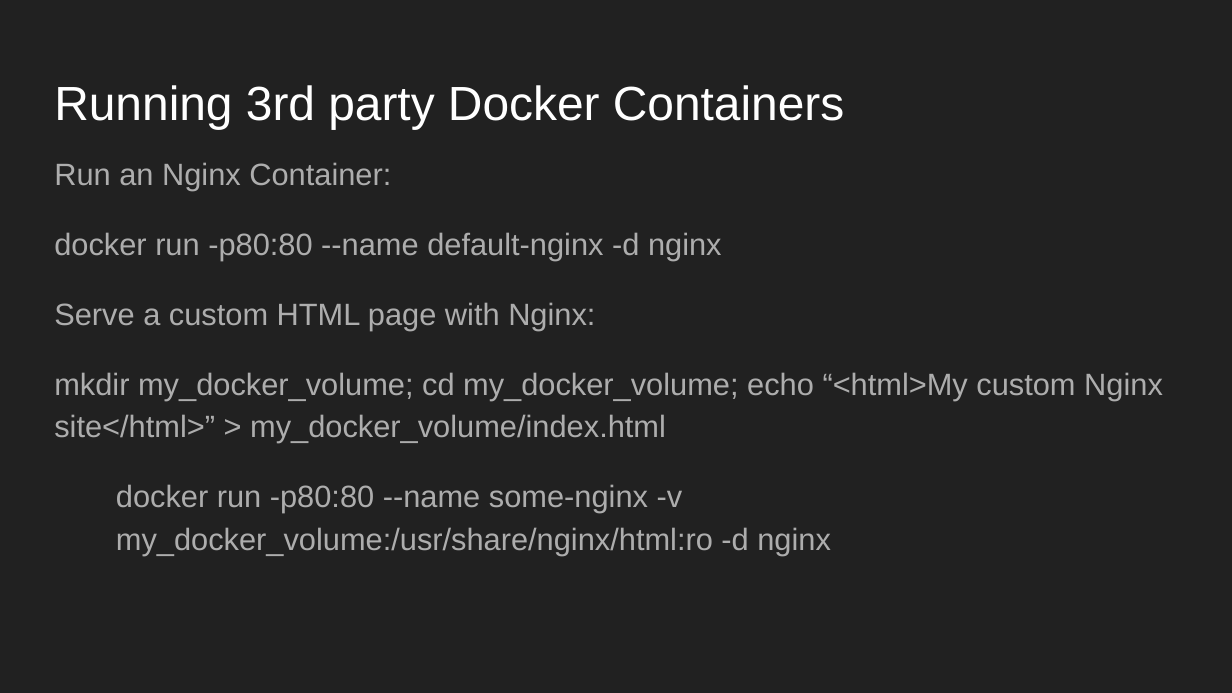
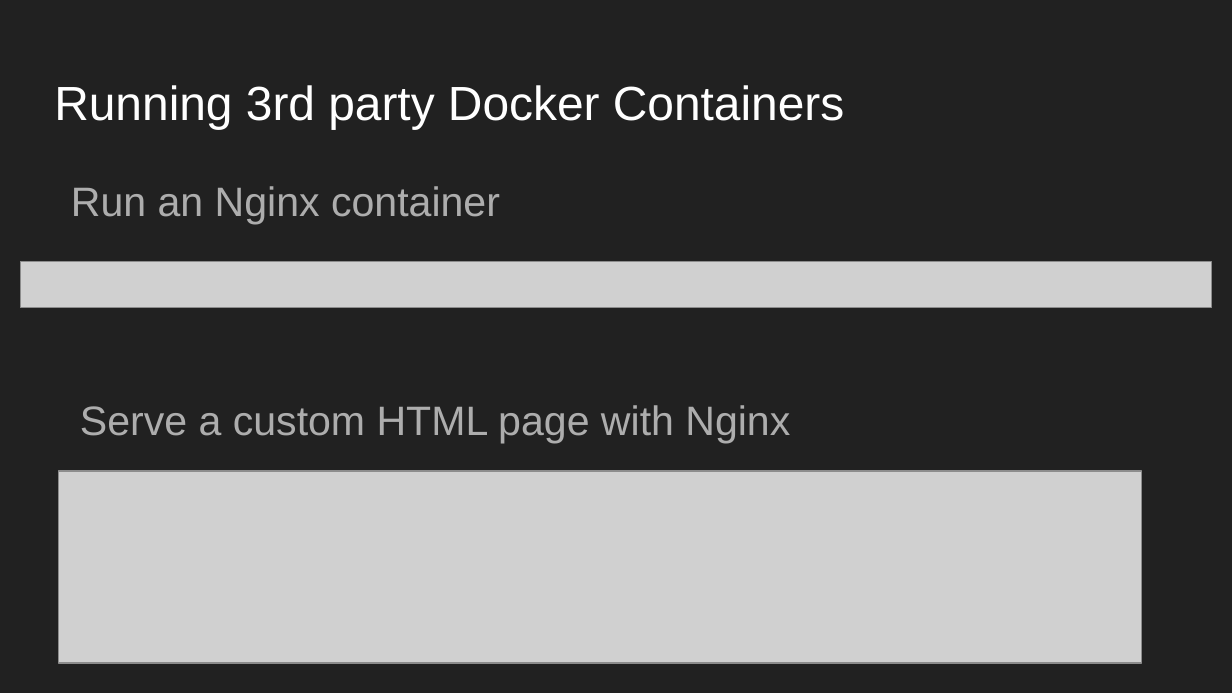
Before and after one commit to tlewis11/Docker-Presentation-SMLUG, a slide deck: slide 10 of Introduction_To_Docker_Containers_SMLUG_10-20-2018.odp. Drawn at 1232x693 pixels with LibreOffice and Linux fonts; fonts in the diff are those of the drawing; grey boxes stand for pictures. Boxes give left, top, right and bottom in pixels: in the first picture for what was removed or moved away, otherwise in the second. Text is boxed around its words. In the diff, an @@ line names an element or a change of style, - is before the commit and + after.

Commit message:
update presentation

```diff
--- a/Introduction_To_Docker_Containers_SMLUG_10-20-2018.odp
+++ b/Introduction_To_Docker_Containers_SMLUG_10-20-2018.odp
@@ text removed at (x1=54, y1=162, x2=1163, y2=555) @@
-Run an Nginx Container:
-docker run -p80:80 --name default-nginx -d nginx
-Serve a custom HTML page with Nginx:
-mkdir my_docker_volume; cd my_docker_volume; echo “<html>My custom Nginx site</html>” > my_docker_volume/index.html
-docker run -p80:80 --name some-nginx -v my_docker_volume:/usr/share/nginx/html:ro -d nginx
@@ text added at (x1=71, y1=186, x2=500, y2=224), 24 pt, text #ADADAD @@
+Run an Nginx container
@@ picture added at (x1=21, y1=261, x2=1212, y2=308) @@
@@ text added at (x1=80, y1=405, x2=790, y2=443), 24 pt, text #ADADAD @@
+Serve a custom HTML page with Nginx
@@ picture added at (x1=59, y1=471, x2=1142, y2=663) @@
```
Also in this commit, not shown: 9 other slides changed.
